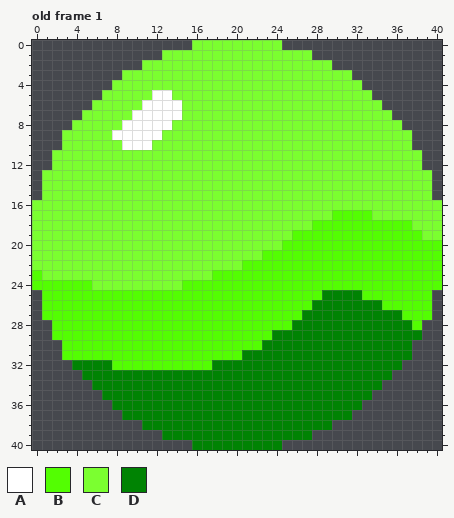
One commit to this pixel-art file: threepopres/baoshi.ase. Above, as it was before the edit.
100x100 pixels, 1 frame. Shown: old frame 1. The old version is drawn lined up with the new one, on the new canvas. The commit also changed other frames, which this record leaves out.
Palette (. is transparent): A #ffffff  B #53fe02  C #7bff30  D #008303
Pixels before, old frame 1, first column x 0:
 0 ................CCCCCCCCC................
 1 .............CCCCCCCCCCCCCCC.............
 2 ...........CCCCCCCCCCCCCCCCCCC...........
 3 .........CCCCCCCCCCCCCCCCCCCCCCC.........
 4 ........CCCCCCCCCCCCCCCCCCCCCCCCC........
 5 .......CCCCCAACCCCCCCCCCCCCCCCCCCC.......
 6 ......CCCCCAAAACCCCCCCCCCCCCCCCCCCC......
 7 .....CCCCCAAAAACCCCCCCCCCCCCCCCCCCCC.....
 8 ....CCCCCAAAAACCCCCCCCCCCCCCCCCCCCCCC....
 9 ...CCCCCAAAAACCCCCCCCCCCCCCCCCCCCCCCCC...
10 ...CCCCCCAAACCCCCCCCCCCCCCCCCCCCCCCCCC...
11 ..CCCCCCCCCCCCCCCCCCCCCCCCCCCCCCCCCCCCC..
12 ..CCCCCCCCCCCCCCCCCCCCCCCCCCCCCCCCCCCCC..
13 .CCCCCCCCCCCCCCCCCCCCCCCCCCCCCCCCCCCCCCC.
14 .CCCCCCCCCCCCCCCCCCCCCCCCCCCCCCCCCCCCCCC.
15 .CCCCCCCCCCCCCCCCCCCCCCCCCCCCCCCCCCCCCCC.
16 CCCCCCCCCCCCCCCCCCCCCCCCCCCCCCCCCCCCCCCCC
17 CCCCCCCCCCCCCCCCCCCCCCCCCCCCCCBBBBCCCCCCC
18 CCCCCCCCCCCCCCCCCCCCCCCCCCCCBBBBBBBBBBCCC
19 CCCCCCCCCCCCCCCCCCCCCCCCCCBBBBBBBBBBBBBCC
20 CCCCCCCCCCCCCCCCCCCCCCCCCBBBBBBBBBBBBBBBB
21 CCCCCCCCCCCCCCCCCCCCCCCBBBBBBBBBBBBBBBBBB
22 CCCCCCCCCCCCCCCCCCCCCBBBBBBBBBBBBBBBBBBBB
23 BCCCCCCCCCCCCCCCCCBBBBBBBBBBBBBBBBBBBBBBB
24 BBBBBBCCCCCCCCCBBBBBBBBBBBBBBBBBBBBBBBBBB
25 .BBBBBBBBBBBBBBBBBBBBBBBBBBBBDDDDBBBBBBB.
26 .BBBBBBBBBBBBBBBBBBBBBBBBBBBDDDDDDDBBBBB.
27 .BBBBBBBBBBBBBBBBBBBBBBBBBBDDDDDDDDDDBBB.
28 ..BBBBBBBBBBBBBBBBBBBBBBBBDDDDDDDDDDDDB..
29 ..BBBBBBBBBBBBBBBBBBBBBBDDDDDDDDDDDDDDD..
30 ...BBBBBBBBBBBBBBBBBBBBDDDDDDDDDDDDDDD...
31 ...BBBBBBBBBBBBBBBBBBDDDDDDDDDDDDDDDDD...
32 ....DDDDBBBBBBBBBBDDDDDDDDDDDDDDDDDDD....
33 .....DDDDDDDDDDDDDDDDDDDDDDDDDDDDDDD.....
34 ......DDDDDDDDDDDDDDDDDDDDDDDDDDDDD......
35 .......DDDDDDDDDDDDDDDDDDDDDDDDDDD.......
36 ........DDDDDDDDDDDDDDDDDDDDDDDDD........
37 .........DDDDDDDDDDDDDDDDDDDDDDD.........
38 ...........DDDDDDDDDDDDDDDDDDD...........
39 .............DDDDDDDDDDDDDDD.............
40 ................DDDDDDDDD................
New version:
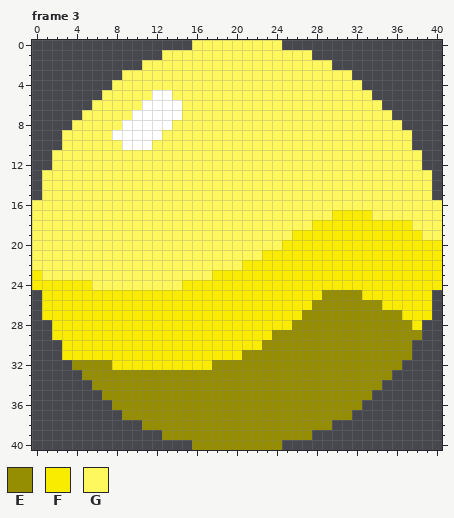
Colours new in this view: E #958e03  F #f9ec00  G #fff75e
A new or re-ordered frame is compared with the old frame closest to it.
Change:
canvas 100x100 -> 41x41, the old top-left corner now at -29,-34 (the part of the old canvas that was cut away was empty and is not shown)
frames 1 -> 7
Changed rows in their new state; - is an unchanged pixel.
Frame 3 is new; against old frame 1:
first column x 0:
 0 ----------------GGGGGGGGG----------------
 1 -------------GGGGGGGGGGGGGGG-------------
 2 -----------GGGGGGGGGGGGGGGGGGG-----------
 3 ---------GGGGGGGGGGGGGGGGGGGGGGG---------
 4 --------GGGGGGGGGGGGGGGGGGGGGGGGG--------
 5 -------GGGGG--GGGGGGGGGGGGGGGGGGGG-------
 6 ------GGGGG----GGGGGGGGGGGGGGGGGGGG------
 7 -----GGGGG-----GGGGGGGGGGGGGGGGGGGGG-----
 8 ----GGGGG-----GGGGGGGGGGGGGGGGGGGGGGG----
 9 ---GGGGG-----GGGGGGGGGGGGGGGGGGGGGGGGG---
10 ---GGGGGG---GGGGGGGGGGGGGGGGGGGGGGGGGG---
11 --GGGGGGGGGGGGGGGGGGGGGGGGGGGGGGGGGGGGG--
12 --GGGGGGGGGGGGGGGGGGGGGGGGGGGGGGGGGGGGG--
13 -GGGGGGGGGGGGGGGGGGGGGGGGGGGGGGGGGGGGGGG-
14 -GGGGGGGGGGGGGGGGGGGGGGGGGGGGGGGGGGGGGGG-
15 -GGGGGGGGGGGGGGGGGGGGGGGGGGGGGGGGGGGGGGG-
16 GGGGGGGGGGGGGGGGGGGGGGGGGGGGGGGGGGGGGGGGG
17 GGGGGGGGGGGGGGGGGGGGGGGGGGGGGGFFFFGGGGGGG
18 GGGGGGGGGGGGGGGGGGGGGGGGGGGGFFFFFFFFFFGGG
19 GGGGGGGGGGGGGGGGGGGGGGGGGGFFFFFFFFFFFFFGG
20 GGGGGGGGGGGGGGGGGGGGGGGGGFFFFFFFFFFFFFFFF
21 GGGGGGGGGGGGGGGGGGGGGGGFFFFFFFFFFFFFFFFFF
22 GGGGGGGGGGGGGGGGGGGGGFFFFFFFFFFFFFFFFFFFF
23 FGGGGGGGGGGGGGGGGGFFFFFFFFFFFFFFFFFFFFFFF
24 FFFFFFGGGGGGGGGFFFFFFFFFFFFFFFFFFFFFFFFFF
25 -FFFFFFFFFFFFFFFFFFFFFFFFFFFFEEEEFFFFFFF-
26 -FFFFFFFFFFFFFFFFFFFFFFFFFFFEEEEEEEFFFFF-
27 -FFFFFFFFFFFFFFFFFFFFFFFFFFEEEEEEEEEEFFF-
28 --FFFFFFFFFFFFFFFFFFFFFFFFEEEEEEEEEEEEF--
29 --FFFFFFFFFFFFFFFFFFFFFFEEEEEEEEEEEEEEE--
30 ---FFFFFFFFFFFFFFFFFFFFEEEEEEEEEEEEEEE---
31 ---FFFFFFFFFFFFFFFFFFEEEEEEEEEEEEEEEEE---
32 ----EEEEFFFFFFFFFFEEEEEEEEEEEEEEEEEEE----
33 -----EEEEEEEEEEEEEEEEEEEEEEEEEEEEEEE-----
34 ------EEEEEEEEEEEEEEEEEEEEEEEEEEEEE------
35 -------EEEEEEEEEEEEEEEEEEEEEEEEEEE-------
36 --------EEEEEEEEEEEEEEEEEEEEEEEEE--------
37 ---------EEEEEEEEEEEEEEEEEEEEEEE---------
38 -----------EEEEEEEEEEEEEEEEEEE-----------
39 -------------EEEEEEEEEEEEEEE-------------
40 ----------------EEEEEEEEE----------------
Where, in picture pixels (left, top, right, bottom), the same in both pictures:
changed: (32, 40, 442, 450)
